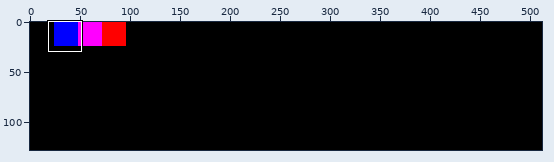
Two states of a sprite sheet, res/block.png. The picture above shows the old version from afar; the outline marks the close-up.
Close-up. The starting point:
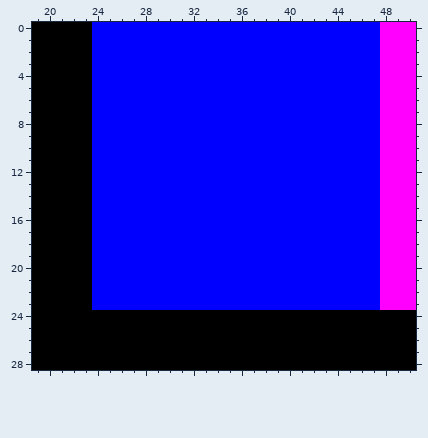
The file is 512x128 pixels. Shown: x 19..50, y 0..28.
Once edited:
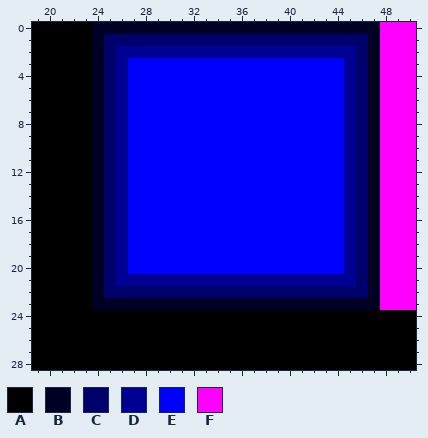
Palette (. is transparent): A #000000  B #000024  C #00006d  D #000092  E #0000ff  F #ff00ff
Change:
y 0: x 24..47 EEEEEEEEEEEEEEEEEEEEEEEE -> BBBBBBBBBBBBBBBBBBBBBBBB
y 1: x 24..47 EEEEEEEEEEEEEEEEEEEEEEEE -> BCCCCCCCCCCCCCCCCCCCCCCB
y 2: x 24..47 EEEEEEEEEEEEEEEEEEEEEEEE -> BCDDDDDDDDDDDDDDDDDDDDCB
y 3..20: x 24..26 EEE -> BCD; x 45..47 EEE -> DCB
y 21: x 24..47 EEEEEEEEEEEEEEEEEEEEEEEE -> BCDDDDDDDDDDDDDDDDDDDDCB
y 22: x 24..47 EEEEEEEEEEEEEEEEEEEEEEEE -> BCCCCCCCCCCCCCCCCCCCCCCB
y 23: x 24..47 EEEEEEEEEEEEEEEEEEEEEEEE -> BBBBBBBBBBBBBBBBBBBBBBBB
Where, in picture pixels (left, top, right, bottom), the same in both close-ups:
changed: (92, 22, 380, 310)
